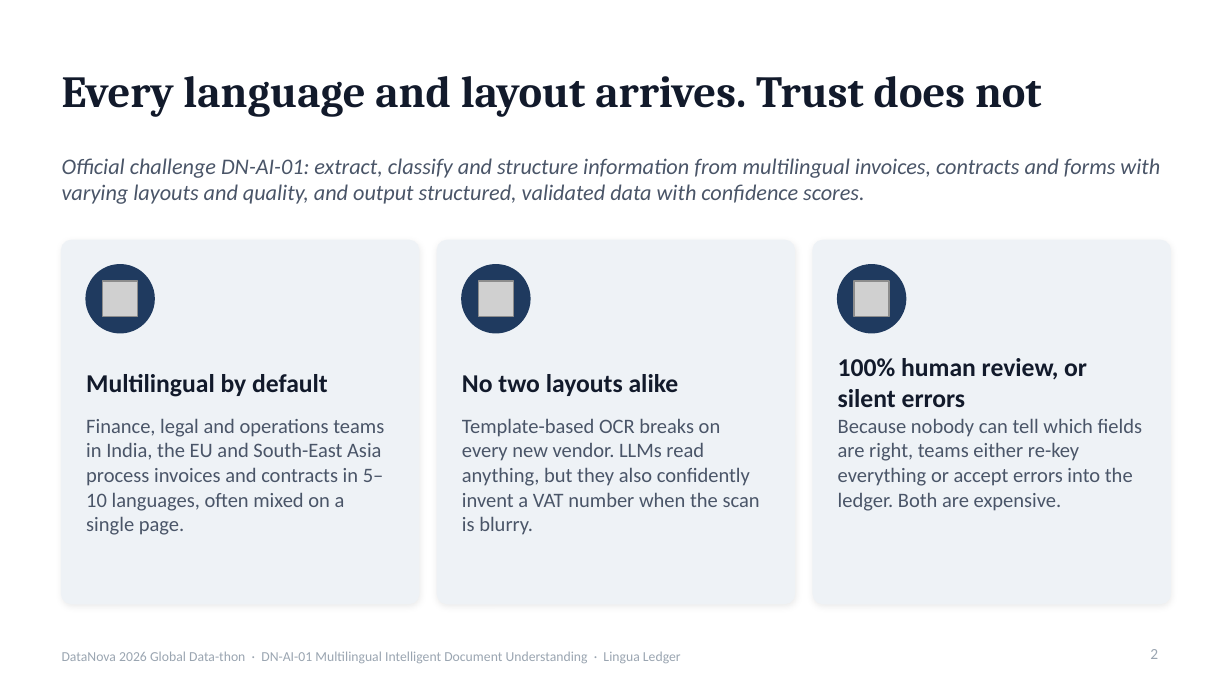
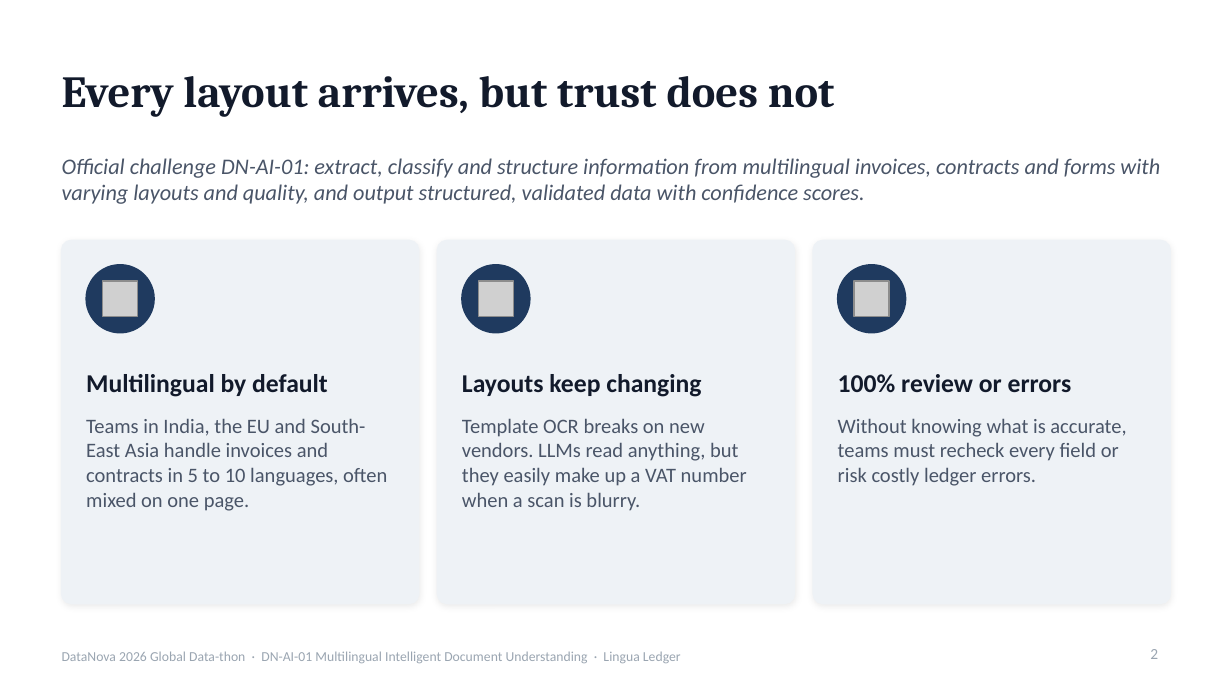
Before and after one commit to rishavnaskar/lingua-ledger, a slide deck: slide 2 of deck/LinguaLedger-DataNova2026-Round1.pptx. Drawn at 1232x693 pixels with LibreOffice and Linux fonts; fonts in the diff are those of the drawing; grey boxes stand for pictures. Boxes give left, top, right and bottom in pixels: in the first picture for what was removed or moved away, otherwise in the second. Text is boxed around its words. In the diff, an @@ line names an element or a change of style, - is before the commit and + after.

```diff
--- a/deck/LinguaLedger-DataNova2026-Round1.pptx
+++ b/deck/LinguaLedger-DataNova2026-Round1.pptx
@@ title at bbox=[62, 76, 835, 117]: text changed @@
-Every language and layout arrives. Trust does not
+Every layout arrives, but trust does not
@@ text at bbox=[462, 374, 701, 397]: text changed @@
-No two layouts alike
+Layouts keep changing
@@ text at bbox=[838, 374, 1072, 393]: text changed @@
-100% human review, or silent errors
+100% review or errors
@@ text at bbox=[86, 418, 387, 511]: text changed @@
-Finance, legal and operations teams in India, the EU and South-East Asia process invoices and contracts in 5–10 languages, often mixed on a single page.
+Teams in India, the EU and South-East Asia handle invoices and contracts in 5 to 10 languages, often mixed on one page.
@@ text at bbox=[462, 418, 747, 511]: text changed @@
-Template-based OCR breaks on every new vendor. LLMs read anything, but they also confidently invent a VAT number when the scan is blurry.
+Template OCR breaks on new vendors. LLMs read anything, but they easily make up a VAT number when a scan is blurry.
@@ text at bbox=[838, 418, 1126, 486]: text changed @@
-Because nobody can tell which fields are right, teams either re-key everything or accept errors into the ledger. Both are expensive.
+Without knowing what is accurate, teams must recheck every field or risk costly ledger errors.
```
Also in this commit, not shown: 12 other slides changed, 2 other files.
